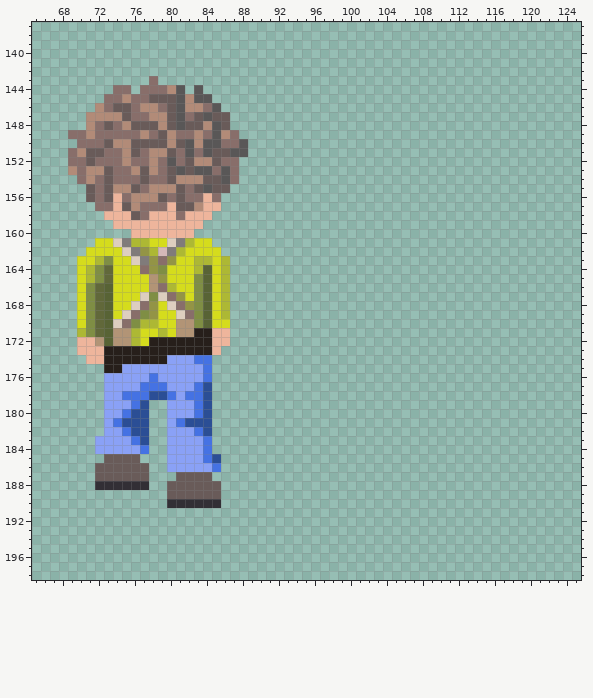
Pixel-art file: assets/character.aseprite. The first picture shows the starting point.
256x256 pixels, 1 frame. Shown: x 65..125, y 137..198. The old version is drawn lined up with the new one.
Once edited:
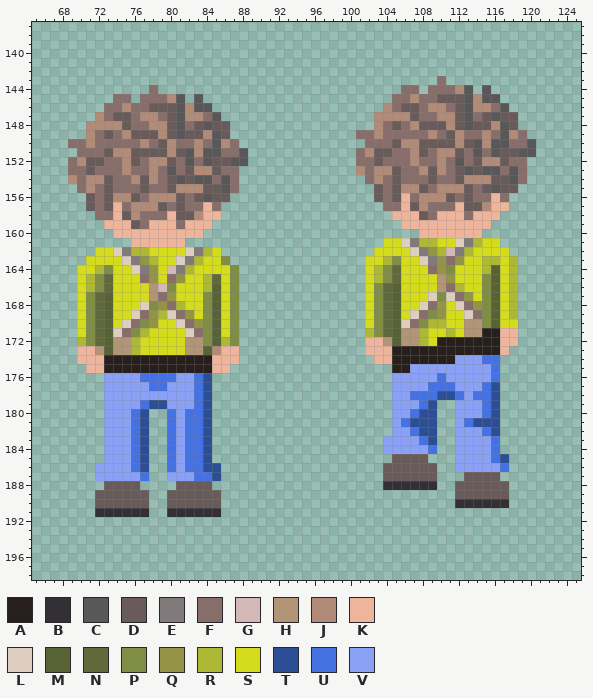
Palette (. is transparent): A #271f1b  B #322f35  C #595757  D #695b59  E #807b7a  F #886e6a  G #d4b8b8  H #b29476  J #b28b78  K #eeb59c  L #ddcebf  M #586335  N #61683a  P #7f8e44  Q #939446  R #adb834  S #d5dc1d  T #2b4e95  U #4572e3  V #8aa1f6
The exact change:
whole drawing moved by -1,+0 (the old picture is shown already moved)
@@ x 65..125 @@
 142 .............................................................
-143 .............F...............................................
-144 .........FF.FFFJC.C..........................................
-145 ........FFJFFDDDCJCC.........................................
-146 .......JFDDFJJFDCJJFC........................................
-147 ......JJJJDFFJJDCFDCDD.......................................
-148 ......JFDFJDDDJDCDDJCD.......................................
-149 ....FFJFFFFFJFDJFFJFCJF......................................
-150 .....FFFDJJDDDDJDCJCCFFC.....................................
-151 ....FJDDFFJDFJJDFCFCDDCC.....................................
-152 ....FFDFFFJFFJFCFDJJDFF......................................
-153 ....JFJJDFFJDJFDCDCCFCF......................................
-154 .....FJFDFFFDFFDJJJDDCF......................................
-155 ......DFDJJDFJJJDFDCDD.......................................
-156 ......DFDKFJJJDFDFFKF........................................
-157 .......FFKDJFFFKDDJKK........................................
-158 ........KKKDFKKKFKKK.........................................
-159 .........KKKKKKKKKK..........................................
-160 ...........KKKKKKK...........................................
-161 .......SSLERRSSLERSS.........................................
-162 ......SSSSLEQRGERSSSS........................................
-163 .....SSRPSSLEQFQSSRRSR.......................................
-164 .....SRPNSSSFQPSSSRMSR.......................................
-165 .....SRPNSSSSHQSSSPMSR.......................................
-166 .....SPNMSSSSHFRSSPMSR.......................................
-167 .....SPNMSSSLPLFQSPMSR.......................................
-168 .....SPNMSSLFQSLFQPMSR.......................................
-169 .....SPNMSLFPQSSLFPMSR.......................................
-170 .....SPNMLFPRRSSHHPMSS.......................................
-171 .....RPNMHHRSSRSHHAAKK.......................................
-172 .....KKHMHHRSAAAAAAAKK.......................................
-173 .....KKKAAAAAAAAAAAAK........................................
-174 ......KKAAAAAAAVVVUU.........................................
-175 ........AAVVVVVVVVVU.........................................
-176 ........VVVVVUVVVVVU.........................................
-177 ........VVVVUUUVVVUT.........................................
-178 ........VVUUUTTUVUUT.........................................
-179 ........VVVUT..VVVUT.........................................
-180 ........VVUTT..VVVUT.........................................
-181 ........VUTTT..VUTTT.........................................
-182 ........VVUTT..VVVUT.........................................
-183 .......VVVVUT..VVVVU.........................................
-184 .......VVVVVU..VVVVU.........................................
-185 ........DDDD...VVVVUT........................................
-186 .......DDDDDD..VVVVVU........................................
-187 .......DDDDDD...DDDD.........................................
-188 .......BBBBBB..DDDDDD........................................
-189 ...............DDDDDD........................................
-190 ...............BBBBBB........................................
-191 .............................................................
+143 .............................................F...............
+144 .............F...........................FF.FFFJC.C..........
+145 .........FF.FFFJC.C.....................FFJFFDDDCJCC.........
+146 ........FFJFFDDDCJCC...................JFDDFJJFDCJJFC........
+147 .......JFDDFJJFDCJJFC.................JJJJDFFJJDCFDCDD.......
+148 ......JJJJDFFJJDCFDCDD................JFDFJDDDJDCDDJCD.......
+149 ......JFDFJDDDJDCDDJCD..............FFJFFFFFJFDJFFJFCJF......
+150 ....FFJFFFFFJFDJFFJFCJF..............FFFDJJDDDDJDCJCCFFC.....
+151 .....FFFDJJDDDDJDCJCCFFC............FJDDFFJDFJJDFCFCDDCC.....
+152 ....FJDDFFJDFJJDFCFCDDCC............FFDFFFJFFJFCFDJJDFF......
+153 ....FFDFFFJFFJFCFDJJDFF.............JFJJDFFJDJFDCDCCFCF......
+154 ....JFJJDFFJDJFDCDCCFCF..............FJFDFFFDFFDJJJDDCF......
+155 .....FJFDFFFDFFDJJJDDCF...............DFDJJDFJJJDFDCDD.......
+156 ......DFDJJDFJJJDFDCDD................DFDKFJJJDFDFFKF........
+157 ......DFDKFJJJDFDFFKF..................FFKDJFFFKDDJKK........
+158 .......FFKDJFFFKDDJKK...................KKKDFKKKFKKK.........
+159 ........KKKDFKKKFKKK.....................KKKKKKKKKK..........
+160 .........KKKKKKKKKK........................KKKKKKK...........
+161 ...........KKKKKK......................SSLERRSSLERSS.........
+162 .......SSLERRSSSSLERS.................SSSSLEQRGERSSSS........
+163 ......SSSSLEQRSSLERSSP...............SSRPSSLEQFQSSRRSR.......
+164 .....SSRPSSLEQSGERSSSSP..............SRPNSSSFQPSSSRMSR.......
+165 .....SRPNSSSFQSFQSSRNSP..............SRPNSSSSHQSSSPMSR.......
+166 .....SRPNSSSSHGPSSSRMSP..............SPNMSSSSHFRSSPMSR.......
+167 .....SPNMSSSSHFQSSSPMSP..............SPNMSSSLPLFQSPMSR.......
+168 .....SPNMSSSLPQFRSSPMSP..............SPNMSSLFQSLFQPMSR.......
+169 .....SPNMSSLFQRLFQSPMSP..............SPNMSLFPQSSLFPMSR.......
+170 .....SPNMSLFPQSSLFQPMSP..............SPNMLFPRRSSHHPMSS.......
+171 .....SPNMLFPRSSSSLFPMSP..............RPNMHHRSSRSHHAAKK.......
+172 .....RPNMHHRSSSSSHHPMRP..............KKHMHHRSAAAAAAAKK.......
+173 .....KKHMHHRSSSSSHHMJKK..............KKKAAAAAAAAAAAAK........
+174 .....KKKAAAAAAAAAAAAKKK...............KKAAAAAAAVVVUU.........
+175 ......KKAAAAAAAAAAAAKK..................AAVVVVVVVVVU.........
+176 ........VVVVUUUUVVUT....................VVVVVUVVVVVU.........
+177 ........VVVVVUUVVVUT....................VVVVUUUVVVUT.........
+178 ........VVVVVVVVVVUT....................VVUUUTTUVUUT.........
+179 ........VVVVUTTVVVUT....................VVVUT..VVVUT.........
+180 ........VVVUT..UVUUT....................VVUTT..VVVUT.........
+181 ........VVVUT..UVUUT....................VUTTT..VUTTT.........
+182 ........VVVUT..UVUUT....................VVUTT..VVVUT.........
+183 ........VVVUT..UVUUT...................VVVVUT..VVVVU.........
+184 ........VVVUT..UVUUT...................VVVVVU..VVVVU.........
+185 ........VVVUT..UVUUT....................DDDD...VVVVUT........
+186 .......VVVVUT..UVUUTT..................DDDDDD..VVVVVU........
+187 .......VVVVVU..VVVUUT..................DDDDDD...DDDD.........
+188 ........DDDD....DDDD...................BBBBBB..DDDDDD........
+189 .......DDDDDD..DDDDDD..........................DDDDDD........
+190 .......DDDDDD..DDDDDD..........................BBBBBB........
+191 .......BBBBBB..BBBBBB........................................
 192 .............................................................
Pixel boxes of the changes (left, top, right, bottom) in both pictures:
changed: (68, 76, 248, 517)
added: (356, 76, 536, 508)
